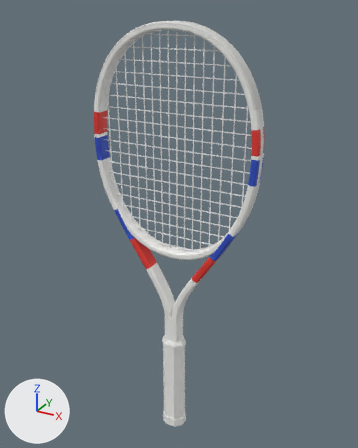
Before and after pictures for a commit that changed the glTF model assets/realistic/tecnifibre-tfight-300-2025.glb.
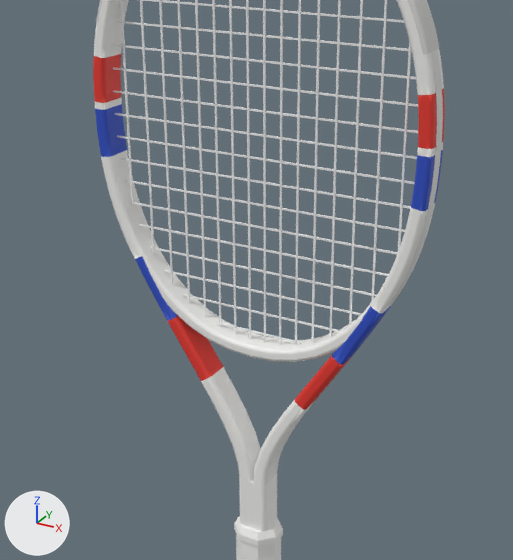
Each version appears first whole from a 50 mm camera at (0.345, -0.609, 0.704) aimed at (-0.002, 0.021, 0.388), and next in a close-up on the part from 13% to 83% of the width and 19% to 80% of the height. Every picture has the same lights, and +X, +Y and +Z are marked at lower left. The first two pictures are the older version. Where no turn or scale is listed for an object, it has been applied to the vertices. Vertices at exactly the same position are counted once.

In view in the first close-up: 'bumper', 'collar', 'frame', 'grip', 'grommets', 'strings_crosses', 'strings_mains'.
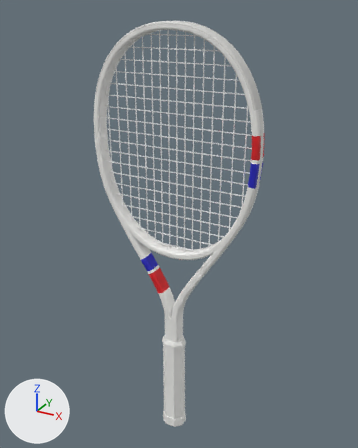
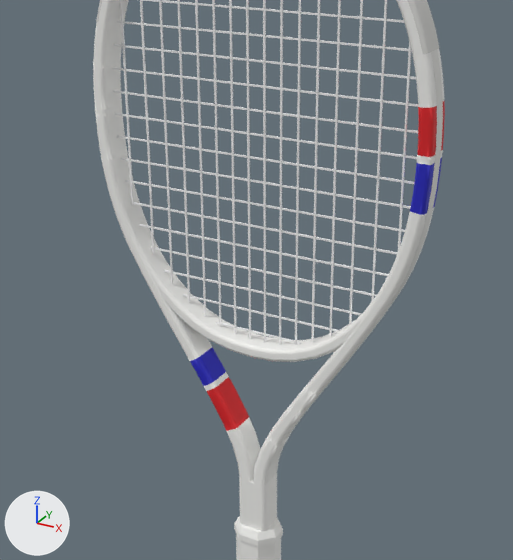
Pixel boxes [x1, y1, x2, y2] of what changed, in the close-ups (513 x 560 px; the box of a moved part takes in the faces that stretch with it):
part 1 of me_frame, moved or reshaped
    before: [130, 244, 398, 424]
    after: [184, 338, 330, 457]
part 2 of me_frame, moved or reshaped
    before: [406, 77, 444, 233]
    after: [406, 96, 445, 233]
part 3 of me_frame, moved or reshaped
    before: [93, 44, 129, 176]
    after: [93, 60, 129, 176]
part 4 of me_frame, recoloured
    both: [93, 75, 443, 424]

Diff of the bpy script that builds the scene:
```diff
--- a/assets/realistic/tecnifibre-tfight-300-2025.glb.py
+++ b/assets/realistic/tecnifibre-tfight-300-2025.glb.py
@@ me_frame @@
 # used by ob_frame; location = (0.0, 0.0, 0.4319)
-me_frame.from_pydata(...)  # 1840 vertices, 3616 faces; spans x -0.134..0.134, y -0.012..0.012, z -0.254..0.254
+me_frame.from_pydata(...)  # 1872 vertices, 3680 faces; spans x -0.134..0.134, y -0.012..0.012, z -0.254..0.254
+# me_frame part 1: 96 vertices removed from x -0.105..0.105, y -0.012..0.012, z -0.122..-0.024; 128 vertices added at x -0.057..0.057, y -0.012..0.012, z -0.161..-0.101
+# me_frame part 2: 12 vertices moved from x 0.12..0.131, y -0.012..0.012, z 0.048..0.052 to x 0.12..0.131, y -0.012..0.012, z 0.048..0.049; 43 vertices removed from x 0.121..0.134, y -0.012..0.012, z 0.051..0.127; 43 vertices added at x 0.12..0.133, y -0.012..0.012, z 0.048..0.119
+# me_frame part 3: 13 vertices moved from x -0.131..-0.121, y -0.012..0.012, z 0.048..0.052 to x -0.131..-0.12, y -0.012..0.012, z 0.048..0.049; 38 vertices removed from x -0.134..-0.121, y -0.012..0.012, z 0.051..0.127; 38 vertices added at x -0.133..-0.121, y -0.012..0.012, z 0.048..0.119
+# me_frame part 4: 377 kept faces spanning x -0.134..0.134, y -0.012..0.012, z -0.156..0.11 get new vertex colours
 me_frame.materials.append(mat_mat_frame)
```
